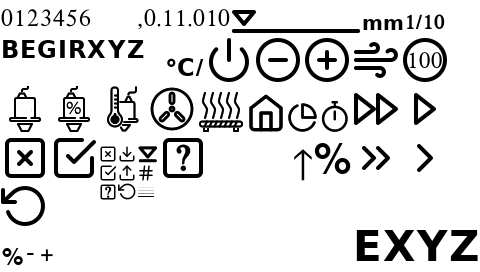
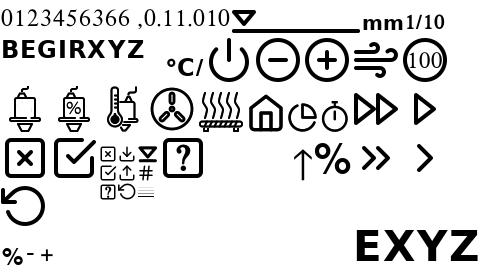
Revision of a layered 480×272 image; what changed, layer by layer:
added layer "3 #2" in group "007-icon-printer-icon-7" over [92, 9, 103, 27]
added layer "6 #6" in group "008-icon-printer-icon-8" over [105, 9, 117, 26]
added layer "6 #8" in group "009-icon-printer-icon-9" over [118, 9, 130, 26]
